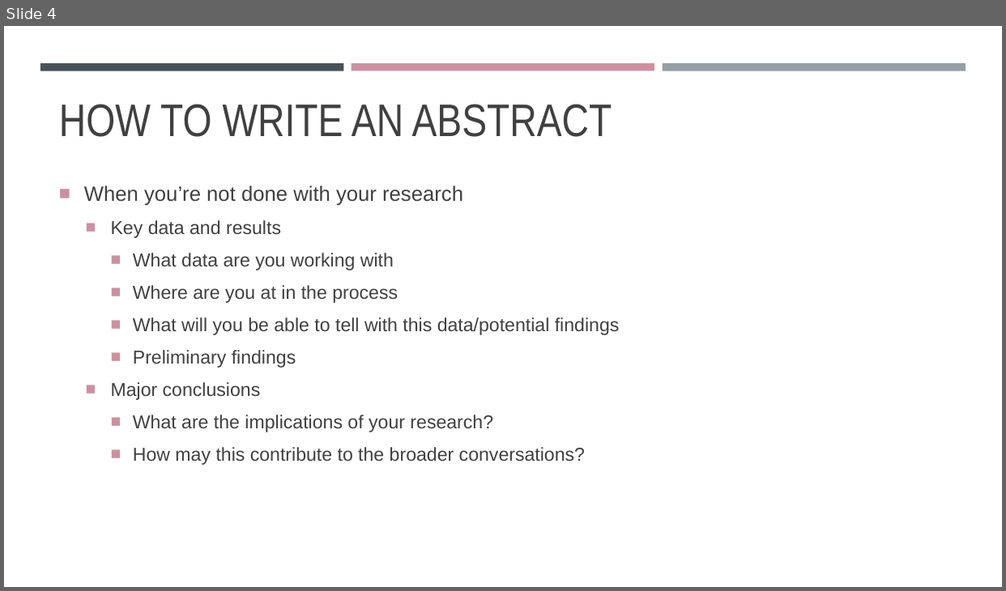
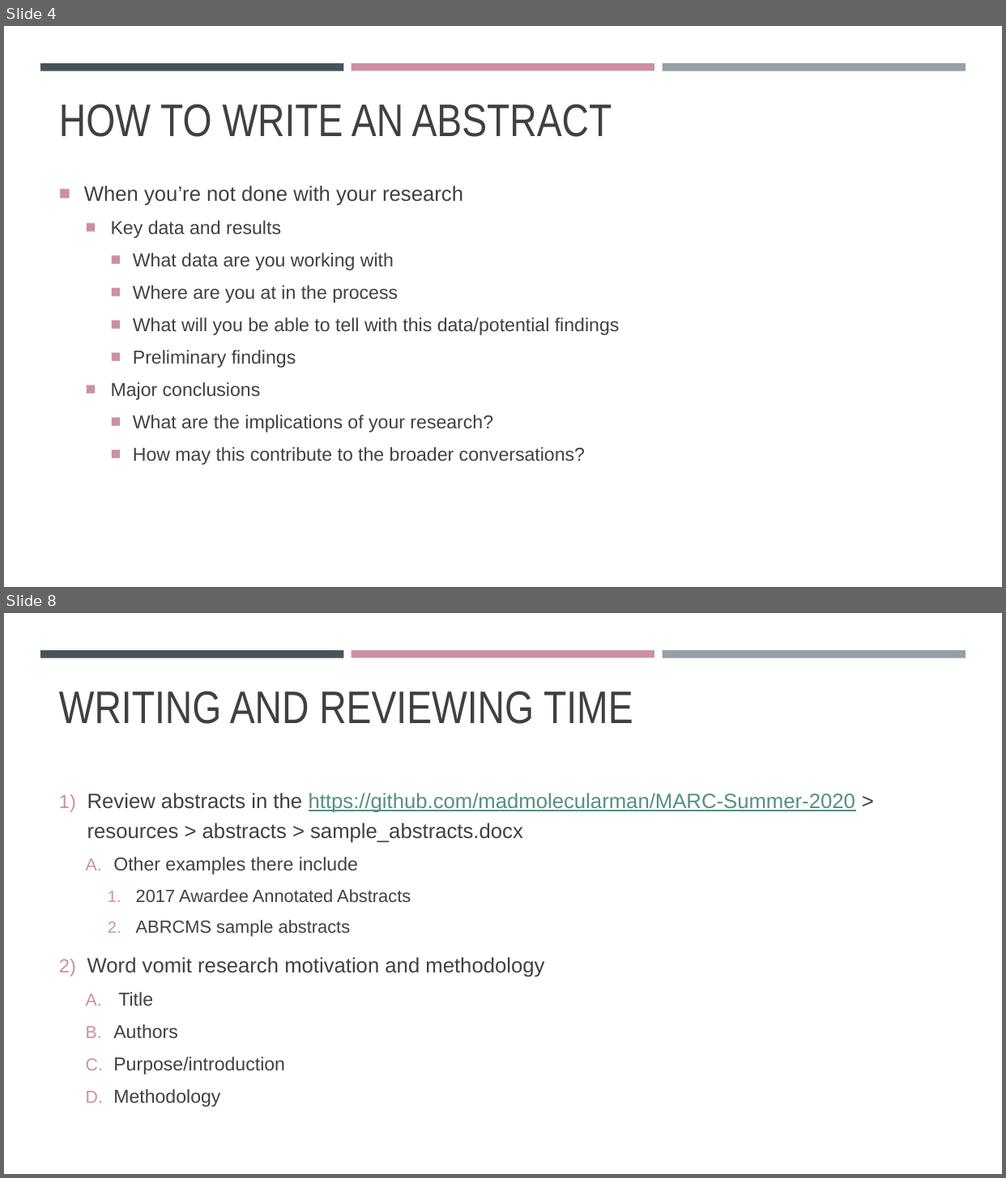
Before and after one commit to madmolecularman/MARC-Summer-2020, a slide deck: resources/abstracts/how_to_write_an_abstract.pptx. Shown one above the other, each under a label of ours: slide 4 before the commit, slides 4 and 8 after it; the slides between them are not shown. The pictures are 1006x591 and 1006x1178 pixels, drawn with LibreOffice and Linux fonts; fonts in the diff are those of the drawing. Boxes give left, top, right and bottom in pixels: in the first picture for what was removed or moved away, otherwise in the second. Text is boxed around its words. In the diff, an @@ line names an element or a change of style, - is before the commit and + after.

Commit message:
adding abstract resources and editing meeting plan

```diff
--- a/resources/abstracts/how_to_write_an_abstract.pptx
+++ b/resources/abstracts/how_to_write_an_abstract.pptx
@@ slide 8 added at (4, 613, 1002, 1174), background #FFFFFF; not listed: 3 template elements that a slide beside it also shows @@
@@ title added at (59, 691, 633, 724), 44 pt, text #404040 @@
+WRITING AND REVIEWING TIME
@@ text added at (87, 793, 855, 1107), 20 pt, text #404040 @@
+1) Review abstracts in the https://github.com/madmolecularman/MARC-Summer-2020 > resources > abstracts > sample_abstracts.docx
+  A. Other examples there include
+    1. 2017 Awardee Annotated Abstracts
+    2. ABRCMS sample abstracts
+2) Word vomit research motivation and methodology
+  A. Title
+  B. Authors
+  C. Purpose/introduction
+  D. Methodology
```
Also in this commit, not shown: 2 slides changed, 2 other slides added, 1 slide removed, 8 other files.
